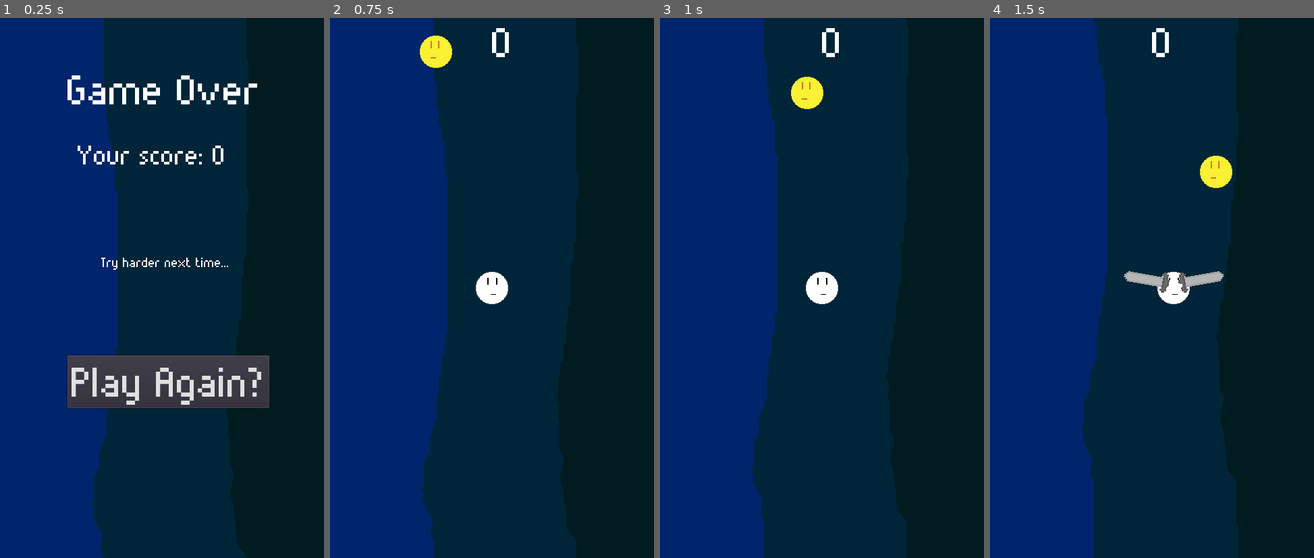
Above: before the commit, frames 1-4 (left to right).
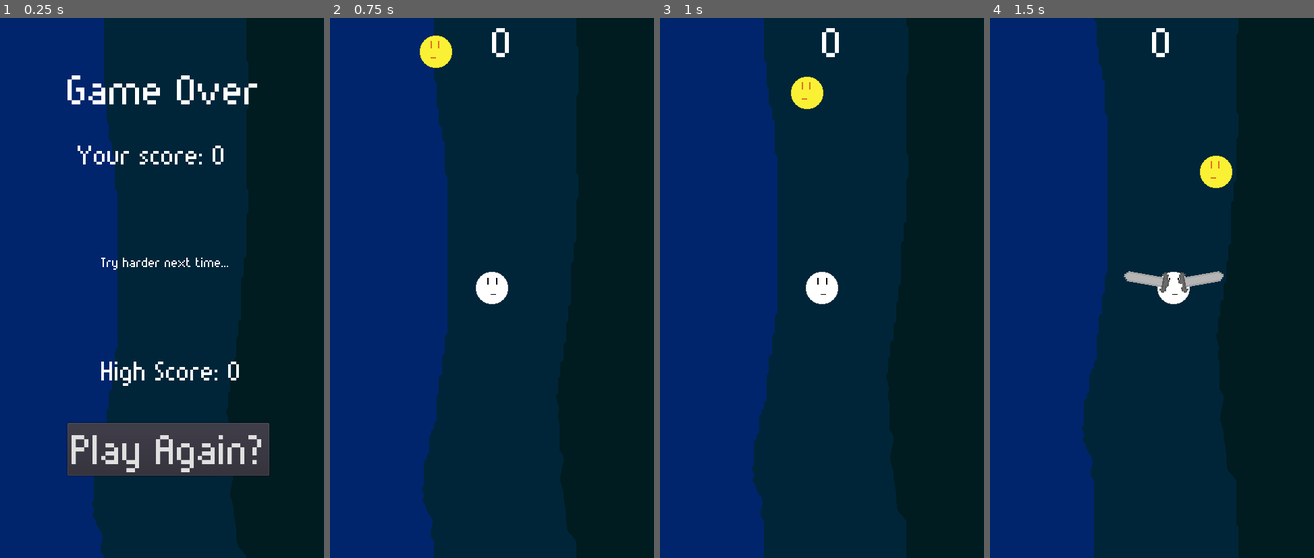
Above: after the commit, the same moments.

Repository: KaufmanDeveloper/gravity-flyer
Game: Godot game, scene res://system/GameOverMenu.tscn
Two runs of this game, one before a commit and one after it. Both use one fixed random seed, a clock stepped at 60 frames per second and the inputs below. This scene is started directly instead of the project's main scene.
Inputs:
- Up to frame 1 (0.25 s): no input
- Up to frame 2 (0.75 s): click "Play Again?" at 0.5 s
- Up to frame 3 (1 s): no input
- Up to frame 4 (1.5 s): hold Right (ui_right) from 1.28 s (still down); tap X (swipe) at 1.35 s

The runs differ from the first frame. In frame 1, 12% of the frame differs, in the area x 20-84%, y 62-85%; in frame 2, nothing differs; in frame 3, nothing differs; in frame 4, nothing differs.

Commit message:
feat: High score saving and polishes (#8)
* fix: Stop background scrolling on death

* feat: High score saves and displays

Diff:
--- a/Gravity Flyer/enemies/Sun.tscn
+++ b/Gravity Flyer/enemies/Sun.tscn
@@ -33,7 +33,7 @@
 custom_solver_bias = 0.0
 radius = 25.0
 
-[node name="Sun" type="RigidBody2D" index="0"]
+[node name="Sun" type="RigidBody2D"]
 
 input_pickable = false
 collision_layer = 3
--- a/Gravity Flyer/maps/ParallaxLayer.gd
+++ b/Gravity Flyer/maps/ParallaxLayer.gd
@@ -3,6 +3,8 @@
 # class member variables go here, for example:
 # var a = 2
 # var b = "textvar"
+
+onready var playerNode = get_node("../../Player")
 
 func _ready():
 	# Called when the node is added to the scene for the first time.
@@ -10,6 +12,11 @@
 	pass
 
 func _process(delta):
+	if playerNode:
+		if playerNode.get("died") == false:
+			background_movement_standard()
+
+func background_movement_standard():
 	if position == Vector2(0, -800):
 		position = Vector2(0, -2)
 	else: position = Vector2(position.x, position.y - 2)
--- a/Gravity Flyer/maps/Test.tscn
+++ b/Gravity Flyer/maps/Test.tscn
@@ -22,7 +22,6 @@
 
 [node name="ParallaxBackground" type="ParallaxBackground" parent="." index="0"]
 
-editor/display_folded = true
 layer = -1
 offset = Vector2( 0, 0 )
 rotation = 0.0
--- a/Gravity Flyer/system/GameOverMenu.gd
+++ b/Gravity Flyer/system/GameOverMenu.gd
@@ -1,6 +1,7 @@
 extends Control
 
 var resultText = "Try harder next time..."
+var currentScore = Global.score
 
 func _ready():
 	$ScoreDisplay.text = "Your score: " + str(Global.score)
@@ -18,5 +19,16 @@
 
 	$ResultDisplay.text = resultText
 
+	save_this_high_score()
+
+	$HighScoreDisplay.text = "High Score: " + str(Global.highScore)
+
+	Global.score = 0
+
 func _on_Replay_pressed():
 	get_tree().change_scene("res://maps/Test.tscn")
+
+func save_this_high_score():
+	if currentScore > Global.highScore:
+		Global.highScore = currentScore
+		Global.save_high_score()
--- a/Gravity Flyer/system/GameOverMenu.tscn
+++ b/Gravity Flyer/system/GameOverMenu.tscn
@@ -1,18 +1,10 @@
-[gd_scene load_steps=8 format=2]
+[gd_scene load_steps=9 format=2]
 
 [ext_resource path="res://system/GameOverMenu.gd" type="Script" id=1]
 [ext_resource path="res://environment/background.png" type="Texture" id=2]
 [ext_resource path="res://fonts/munro.ttf" type="DynamicFontData" id=3]
 
 [sub_resource type="DynamicFont" id=1]
-
-size = 64
-use_mipmaps = false
-use_filter = false
-font_data = ExtResource( 3 )
-_sections_unfolded = [ "Font", "Settings" ]
-
-[sub_resource type="DynamicFont" id=2]
 
 size = 64
 use_mipmaps = false
@@ -31,6 +23,22 @@
 [sub_resource type="DynamicFont" id=4]
 
 size = 20
+use_mipmaps = false
+use_filter = false
+font_data = ExtResource( 3 )
+_sections_unfolded = [ "Font", "Settings" ]
+
+[sub_resource type="DynamicFont" id=5]
+
+size = 40
+use_mipmaps = false
+use_filter = false
+font_data = ExtResource( 3 )
+_sections_unfolded = [ "Font", "Settings" ]
+
+[sub_resource type="DynamicFont" id=2]
+
+size = 64
 use_mipmaps = false
 use_filter = false
 font_data = ExtResource( 3 )
@@ -81,34 +89,7 @@
 max_lines_visible = -1
 _sections_unfolded = [ "Margin", "custom_fonts" ]
 
-[node name="Replay" type="Button" parent="." index="2"]
-
-anchor_left = 0.0
-anchor_top = 0.0
-anchor_right = 0.0
-anchor_bottom = 0.0
-margin_left = 100.0
-margin_top = 500.0
-margin_right = 12.0
-margin_bottom = 20.0
-rect_pivot_offset = Vector2( 0, 0 )
-rect_clip_content = false
-focus_mode = 2
-mouse_filter = 0
-mouse_default_cursor_shape = 0
-size_flags_horizontal = 1
-size_flags_vertical = 1
-custom_fonts/font = SubResource( 2 )
-toggle_mode = false
-enabled_focus_mode = 2
-shortcut = null
-group = null
-text = "Play Again?"
-flat = false
-align = 1
-_sections_unfolded = [ "Margin", "custom_fonts" ]
-
-[node name="ScoreDisplay" type="Label" parent="." index="3"]
+[node name="ScoreDisplay" type="Label" parent="." index="2"]
 
 anchor_left = 0.0
 anchor_top = 0.0
@@ -130,7 +111,7 @@
 max_lines_visible = -1
 _sections_unfolded = [ "Margin", "custom_fonts" ]
 
-[node name="ResultDisplay" type="Label" parent="." index="4"]
+[node name="ResultDisplay" type="Label" parent="." index="3"]
 
 anchor_left = 0.0
 anchor_top = 0.0
@@ -150,6 +131,55 @@
 percent_visible = 1.0
 lines_skipped = 0
 max_lines_visible = -1
-_sections_unfolded = [ "custom_fonts" ]
+_sections_unfolded = [ "Margin", "custom_fonts" ]
+
+[node name="HighScoreDisplay" type="Label" parent="." index="4"]
+
+anchor_left = 0.0
+anchor_top = 0.0
+anchor_right = 0.0
+anchor_bottom = 0.0
+margin_left = 150.0
+margin_top = 500.0
+margin_right = 40.0
+margin_bottom = 14.0
+rect_pivot_offset = Vector2( 0, 0 )
+rect_clip_content = false
+mouse_filter = 2
+mouse_default_cursor_shape = 0
+size_flags_horizontal = 1
+size_flags_vertical = 4
+custom_fonts/font = SubResource( 5 )
+percent_visible = 1.0
+lines_skipped = 0
+max_lines_visible = -1
+_sections_unfolded = [ "Margin", "custom_fonts" ]
+
+[node name="Replay" type="Button" parent="." index="5"]
+
+anchor_left = 0.0
+anchor_top = 0.0
+anchor_right = 0.0
+anchor_bottom = 0.0
+margin_left = 100.0
+margin_top = 600.0
+margin_right = 399.0
+margin_bottom = 578.0
+rect_pivot_offset = Vector2( 0, 0 )
+rect_clip_content = false
+focus_mode = 2
+mouse_filter = 0
+mouse_default_cursor_shape = 0
+size_flags_horizontal = 1
+size_flags_vertical = 1
+custom_fonts/font = SubResource( 2 )
+toggle_mode = false
+enabled_focus_mode = 2
+shortcut = null
+group = null
+text = "Play Again?"
+flat = false
+align = 1
+_sections_unfolded = [ "Margin", "custom_fonts" ]
 
 [connection signal="pressed" from="Replay" to="." method="_on_Replay_pressed"]
--- a/Gravity Flyer/system/Global.gd
+++ b/Gravity Flyer/system/Global.gd
@@ -1,13 +1,28 @@
 extends Node
 
+const FILEPATH = "user://highscore.save"
+
+var highScore = 0 setget set_high_score
 var score = 0
 
 func _ready():
-	# Called when the node is added to the scene for the first time.
-	# Initialization here
-	pass
+	load_high_score()
 
-#func _process(delta):
-#	# Called every frame. Delta is time since last frame.
-#	# Update game logic here.
-#	pass
+func load_high_score():
+	var file = File.new()
+
+	if not file.file_exists(FILEPATH): return
+
+	file.open(FILEPATH, File.READ)
+	highScore = file.get_var()
+	file.close()
+
+func save_high_score():
+	var file = File.new()
+	file.open(FILEPATH, File.WRITE)
+	file.store_var(highScore)
+	file.close()
+
+func set_high_score(newScore):
+	highScore = newScore
+	save_high_score()
